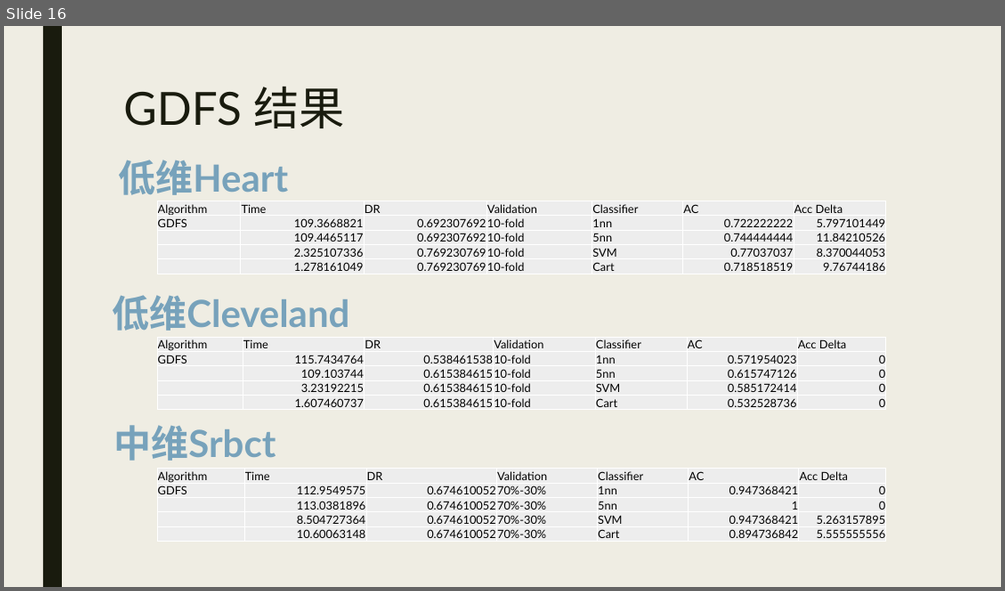
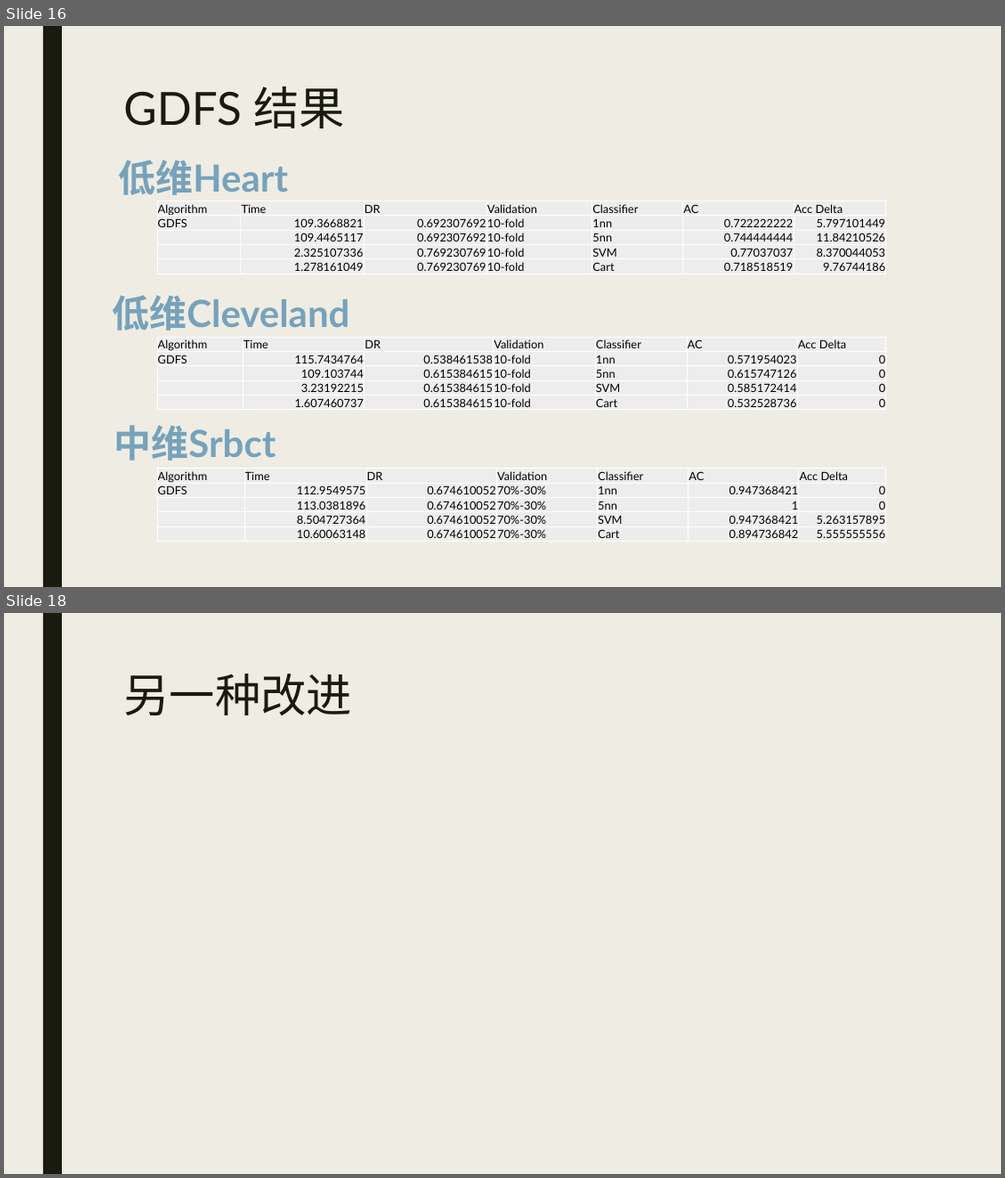
Before and after one commit to WNJXYK/JLU_FeatureSelection, a slide deck: Doc/Pre.pptx. Shown one above the other, each under a label of ours: slide 16 before the commit, slides 16 and 18 after it; the slides between them are not shown. The pictures are 1005x591 and 1005x1178 pixels, drawn with LibreOffice and Linux fonts; fonts in the diff are those of the drawing; grey boxes stand for pictures. Boxes give left, top, right and bottom in pixels: in the first picture for what was removed or moved away, otherwise in the second. Text is boxed around its words. In the diff, an @@ line names an element or a change of style, - is before the commit and + after.

```diff
--- a/Doc/Pre.pptx
+++ b/Doc/Pre.pptx
@@ slide 18 added at [4,613,1001,1174], background #EFEDE3; not listed: 1 template element that a slide beside it also shows @@
@@ title added at [123,674,352,715], 44 pt, text #191B0E @@
+另一种改进
```
Also in this commit, not shown: 7 slides changed, 6 other slides added, 1 slide removed, 1 other file.
